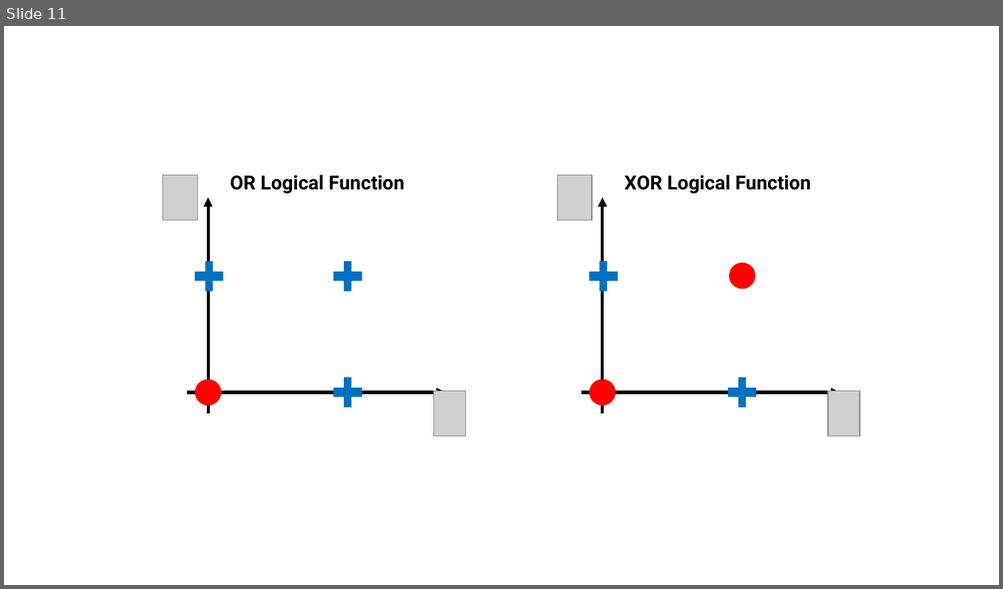
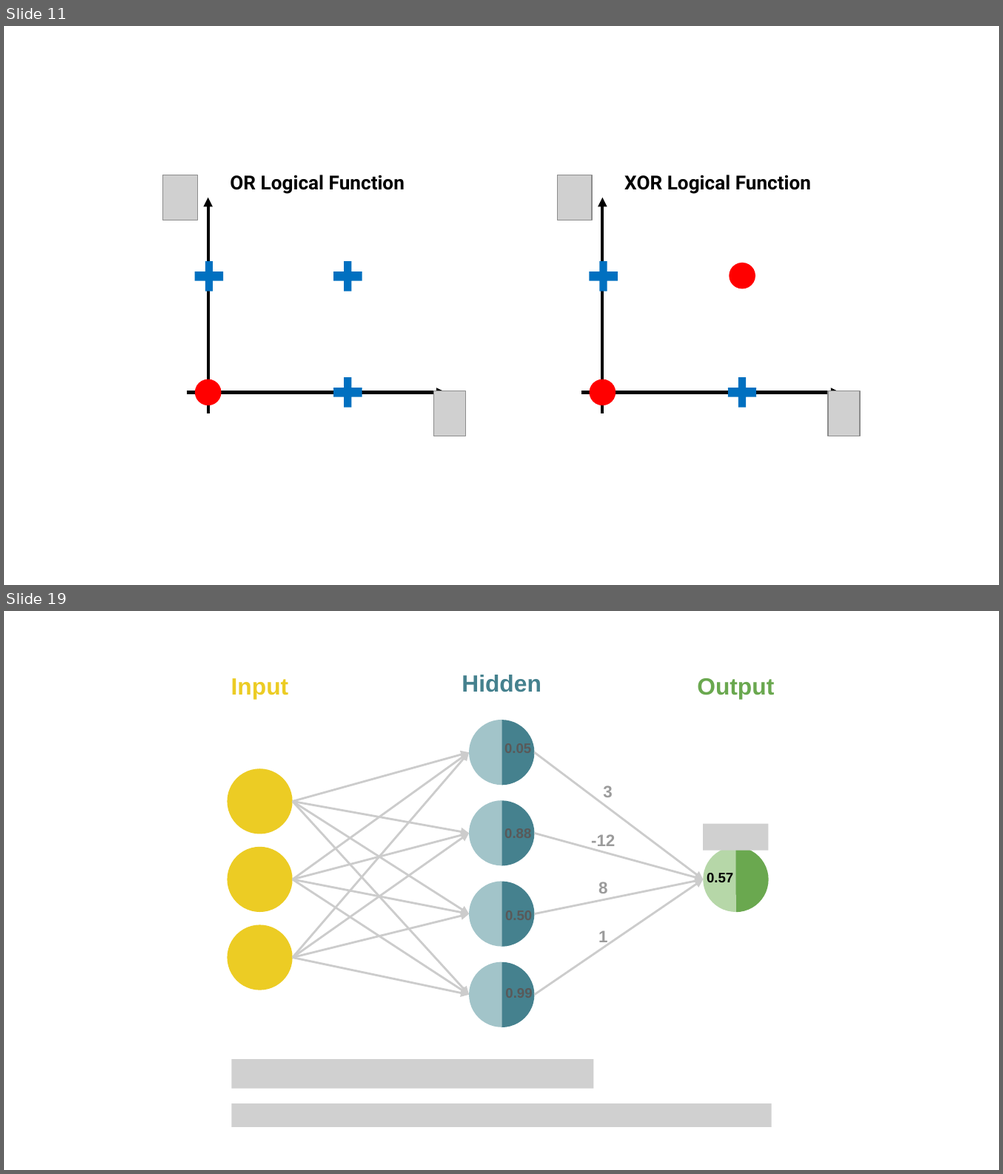
Before and after one commit to teaching-data-science/intro2ml, a slide deck: DeepLearning/final.pptx. Shown one above the other, each under a label of ours: slide 11 before the commit, slides 11 and 19 after it; the slides between them are not shown. The pictures are 1003x589 and 1003x1174 pixels, drawn with LibreOffice and Linux fonts; fonts in the diff are those of the drawing; grey boxes stand for pictures. Boxes give left, top, right and bottom in pixels: in the first picture for what was removed or moved away, otherwise in the second. Text is boxed around its words. In the diff, an @@ line names an element or a change of style, - is before the commit and + after.

```diff
--- a/DeepLearning/final.pptx
+++ b/DeepLearning/final.pptx
@@ slide 19 added at (4, 611, 999, 1170), background #FFFFFF @@
@@ group added at (227, 675, 774, 1128): 16 arrows, 10 pie slice (boxed as its full ellipse)s, 8 texts, 3 ellipses, 3 pictures @@
+3
+-12
+8
+1
+0.57
+Input
+Hidden
+Output
```
Also in this commit, not shown: 8 other slides added, 20 other files.
